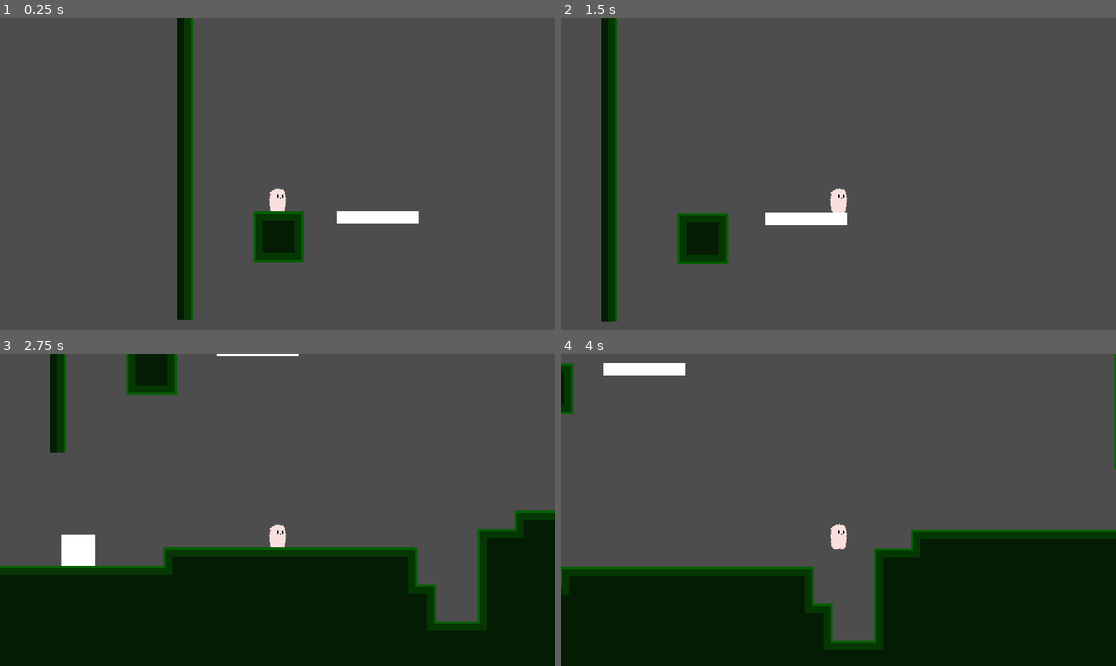
Above: before the commit, frames 1-4 (two rows, left to right).
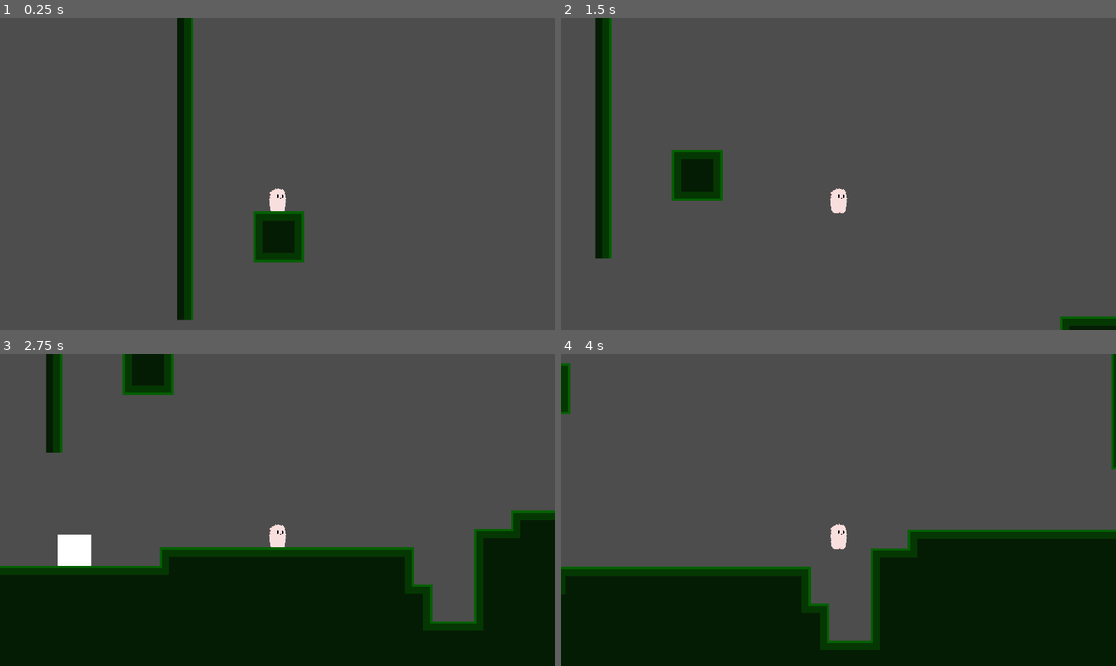
Above: after the commit, the same moments.

Repository: Tass2T/kiwiPtetre
Game: Godot game, scene res://Scenes/game.tscn
Two runs of this game, one before a commit and one after it. Both use one fixed random seed, a clock stepped at 60 frames per second and the inputs below.
Inputs:
- Up to frame 1 (0.25 s): no input
- Up to frame 2 (1.5 s): hold Right (right) from 0.53 s (still down); tap Shift (sprint) at 0.6, 1.35 s; tap Space (jump) at 0.77 s
- Up to frame 3 (2.75 s): tap Space (jump) at 1.52 s; release Right (right) at 2.03 s; hold Left (left) from 2.03 s (still down); tap Shift (sprint) at 2.1 s
- Up to frame 4 (4 s): release Left (left) at 2.78 s; hold Right (right) from 2.78 s (still down); tap Shift (sprint) at 2.85, 3.6 s; tap Space (jump) at 3.02, 3.77 s

The runs differ from the first frame. In frame 1, 0.6% of the frame differs, in the area x 60-76%, y 61-66%; in frame 2, 7.3%, in the area x 6-100%, y 0-100%; in frame 3, 2.5%; in frame 4, 2.1%.

Commit message:
added zipline effect

Diff:
--- a/Scenes/levels/level_1.tscn
+++ b/Scenes/levels/level_1.tscn
@@ -3,7 +3,7 @@
 [ext_resource type="PackedScene" uid="uid://b3x44w8rh4do3" path="res://scenes/player.tscn" id="1_2mbx3"]
 [ext_resource type="Texture2D" uid="uid://bc4jvwu4unqnm" path="res://Assets/Levels/level_one_spritesheet.png" id="2_6iamk"]
 [ext_resource type="PackedScene" uid="uid://cfsqd7yvnvein" path="res://scenes/props/jump_box.tscn" id="3_nsrm0"]
-[ext_resource type="PackedScene" uid="uid://bhwlc3eshk0j6" path="res://scenes/props/moving_Platform.tscn" id="4_x42e6"]
+[ext_resource type="PackedScene" uid="uid://j2j8dqumpjv1" path="res://scenes/props/zip_line.tscn" id="4_x42e6"]
 
 [sub_resource type="TileSetAtlasSource" id="TileSetAtlasSource_6iamk"]
 texture = ExtResource("2_6iamk")
@@ -62,7 +62,6 @@
 tile_map_data = PackedByteArray("AAAEAAUAAAACAAAAAAAAAAUAAAACAAAAAAABAAUAAAACAAAAAAACAAUAAAACAAAAAAADAAUAAAACAAAAAAAFAA …(31072 unchanged characters)…
 tile_set = SubResource("TileSet_ddicg")
 
-[node name="MovingPlatform" parent="." unique_id=1089658635 instance=ExtResource("4_x42e6")]
-position = Vector2(2491, -882)
-offset = Vector2(100, 0)
-duration = 2.0
+[node name="ZipLine" parent="." unique_id=424851209 instance=ExtResource("4_x42e6")]
+position = Vector2(1634.9254, -1386.9302)
+scale = Vector2(1.009324, 0.54485047)
--- a/Scenes/player.tscn
+++ b/Scenes/player.tscn
@@ -11,6 +11,7 @@
 [ext_resource type="Script" uid="uid://bubij62mysy1g" path="res://scripts/Player/States/wall_bounce_state.gd" id="8_oprun"]
 [ext_resource type="Script" uid="uid://dnnvnrp5gcpn4" path="res://scripts/Player/States/crouch_state.gd" id="9_ur7pv"]
 [ext_resource type="Script" uid="uid://cw882swai6pd0" path="res://scripts/Player/States/bounce_state.gd" id="10_y4r1p"]
+[ext_resource type="Script" uid="uid://bj1ji2ut3nseo" path="res://scripts/Player/States/zip_state.gd" id="12_3v2ag"]
 
 [sub_resource type="AtlasTexture" id="AtlasTexture_d2wvv"]
 atlas = ExtResource("2_d2wvv")
@@ -203,6 +204,9 @@
 [node name="Bounce" type="Node" parent="States" unique_id=159910762]
 script = ExtResource("10_y4r1p")
 
+[node name="Zip" type="Node" parent="States" unique_id=1431530520]
+script = ExtResource("12_3v2ag")
+
 [node name="Ray_Right" type="RayCast2D" parent="." unique_id=482022923]
 position = Vector2(67, 0)
 target_position = Vector2(30, 0)
--- a/Scripts/Player/Player.gd
+++ b/Scripts/Player/Player.gd
@@ -4,6 +4,8 @@
 @onready var ray_left: RayCast2D = $Ray_Left
 @onready var state_manager: State_Manager = $States
 @onready var bounce_state: BounceState = $States/Bounce
+@onready var fall_state: Fall_State = $States/Fall
+@onready var zip_state: Zip_State = $States/Zip
 
 const GRAVITY : float = 4000.0
 const JUMP_SPEED: float = 1800.0
@@ -45,5 +47,13 @@
 
 	return 0
 
-func bounce_up() -> void:
-	state_manager.set_state(bounce_state)
+func trigger_state(new_state: String) -> void:
+	match new_state:
+		"bounce":
+			state_manager.set_state(bounce_state)
+		"fall":
+			state_manager.set_state(fall_state)
+		"zip":
+			state_manager.set_state(zip_state)
+
+	return
--- /dev/null
+++ b/scenes/props/zip_line.tscn
@@ -0,0 +1,21 @@
+[gd_scene format=3 uid="uid://j2j8dqumpjv1"]
+
+[ext_resource type="Script" uid="uid://bhkj28cgmtka6" path="res://scripts/props/zip_line.gd" id="1_aal4g"]
+
+[sub_resource type="Curve2D" id="Curve2D_ov4fv"]
+
+[sub_resource type="RectangleShape2D" id="RectangleShape2D_aao1e"]
+size = Vector2(38, 36)
+
+[node name="ZipLine" type="Path2D" unique_id=2030173102]
+curve = SubResource("Curve2D_ov4fv")
+script = ExtResource("1_aal4g")
+
+[node name="PathFollow2D" type="PathFollow2D" parent="." unique_id=1366901546]
+
+[node name="Area2D" type="Area2D" parent="." unique_id=1411600016]
+
+[node name="CollisionShape2D" type="CollisionShape2D" parent="Area2D" unique_id=658997740]
+shape = SubResource("RectangleShape2D_aao1e")
+
+[connection signal="body_entered" from="Area2D" to="." method="_on_area_2d_body_entered"]
--- /dev/null
+++ b/scripts/Player/States/zip_state.gd
@@ -0,0 +1 @@
+class_name Zip_State extends State
--- /dev/null
+++ b/scripts/props/zip_line.gd
@@ -0,0 +1,35 @@
+class_name Zip_Line extends Path2D
+
+@onready var path_follow_2d: PathFollow2D = $PathFollow2D
+
+@export var speed: float = 200.0
+
+var player: Player
+var is_active: bool = false
+
+func _physics_process(delta: float) -> void:
+
+	if !is_active or player == null:
+		return
+
+	if path_follow_2d.progress_ratio >= 1.0:
+		return
+
+	path_follow_2d.progress += speed * delta
+
+func attach_player(p: Player) -> void:
+	player = p
+	player.trigger_state("zip")
+	path_follow_2d.progress = 0.0
+	is_active = true
+
+
+func detach_player()-> void:
+	is_active = false
+	player.trigger_state("fall")
+	player = null
+
+
+func _on_area_2d_body_entered(body: Node2D) -> void:
+	if body is Player:
+		attach_player(player)
Not shown, added: scripts/Player/States/zip_state.gd.uid
Not shown, added: scripts/props/zip_line.gd.uid
